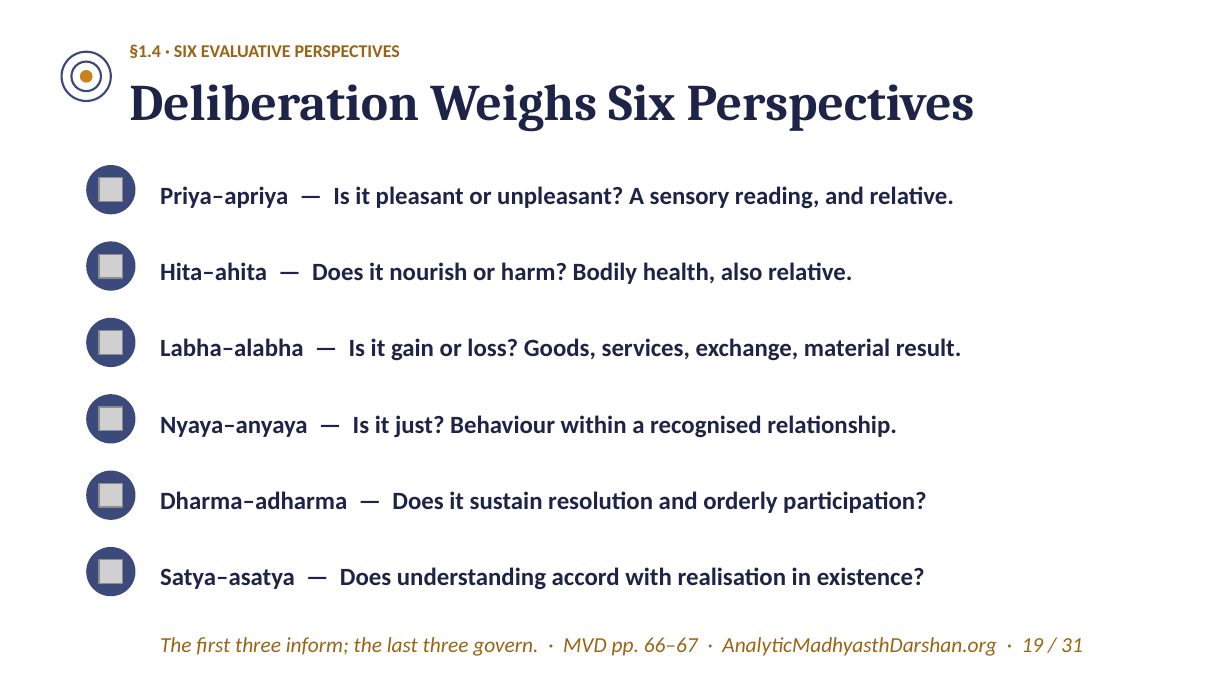
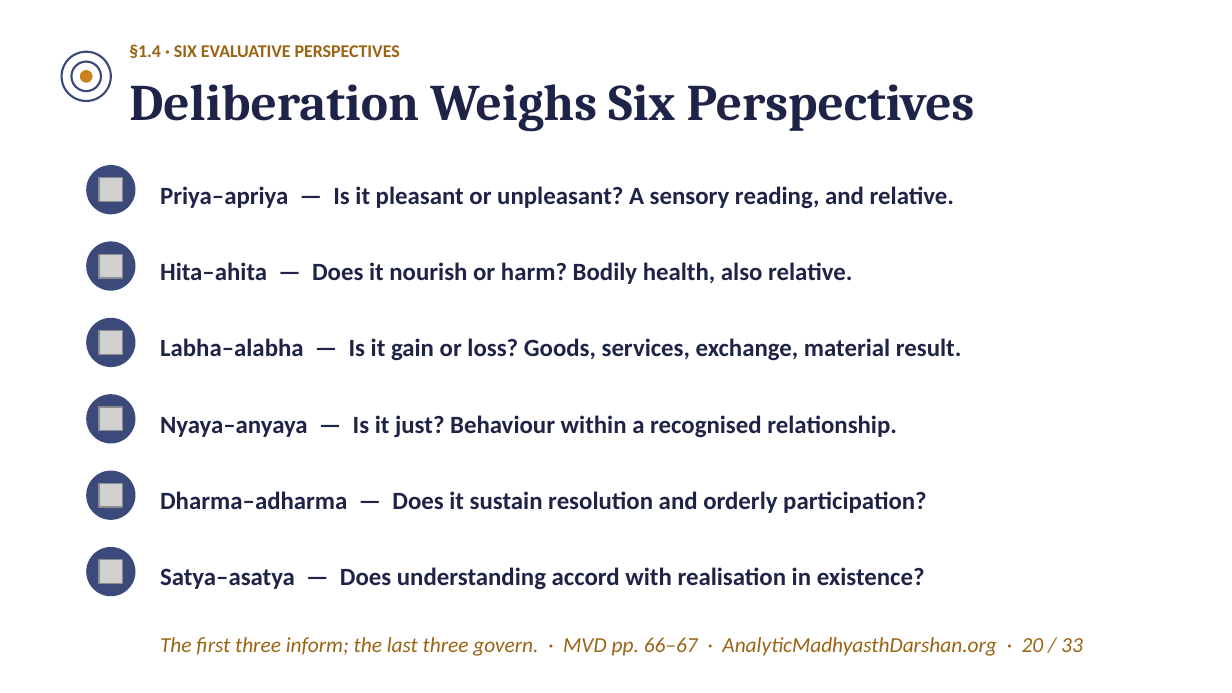
Before and after one commit to raghavamohan/AnalyticMadhyasthDarshan, a slide deck: slide 20 of Studies/The-Epistemology-of-Coexistence/The-Epistemology-of-Coexistence-Madhyasth-Darshan.pptx (slide 19 before the commit). Drawn at 1232x693 pixels with LibreOffice and Linux fonts; fonts in the diff are those of the drawing; grey boxes stand for pictures. Boxes give left, top, right and bottom in pixels: in the first picture for what was removed or moved away, otherwise in the second. Text is boxed around its words. In the diff, an @@ line names an element or a change of style, - is before the commit and + after.

```diff
--- a/Studies/The-Epistemology-of-Coexistence/The-Epistemology-of-Coexistence-Madhyasth-Darshan.pptx
+++ b/Studies/The-Epistemology-of-Coexistence/The-Epistemology-of-Coexistence-Madhyasth-Darshan.pptx
@@ text at (x1=160, y1=637, x2=1083, y2=656): text changed @@
-The first three inform; the last three govern. · MVD pp. 66–67 · AnalyticMadhyasthDarshan.org · 19 / 31
+The first three inform; the last three govern. · MVD pp. 66–67 · AnalyticMadhyasthDarshan.org · 20 / 33
```
Also in this commit, not shown: 30 other slides changed, 2 slides added.
